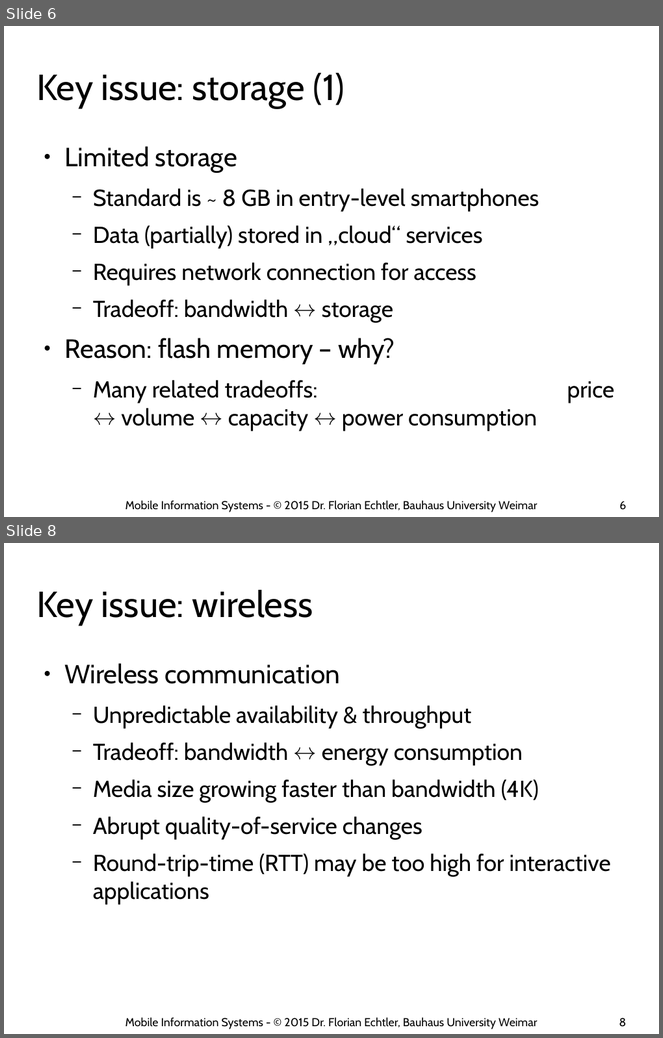
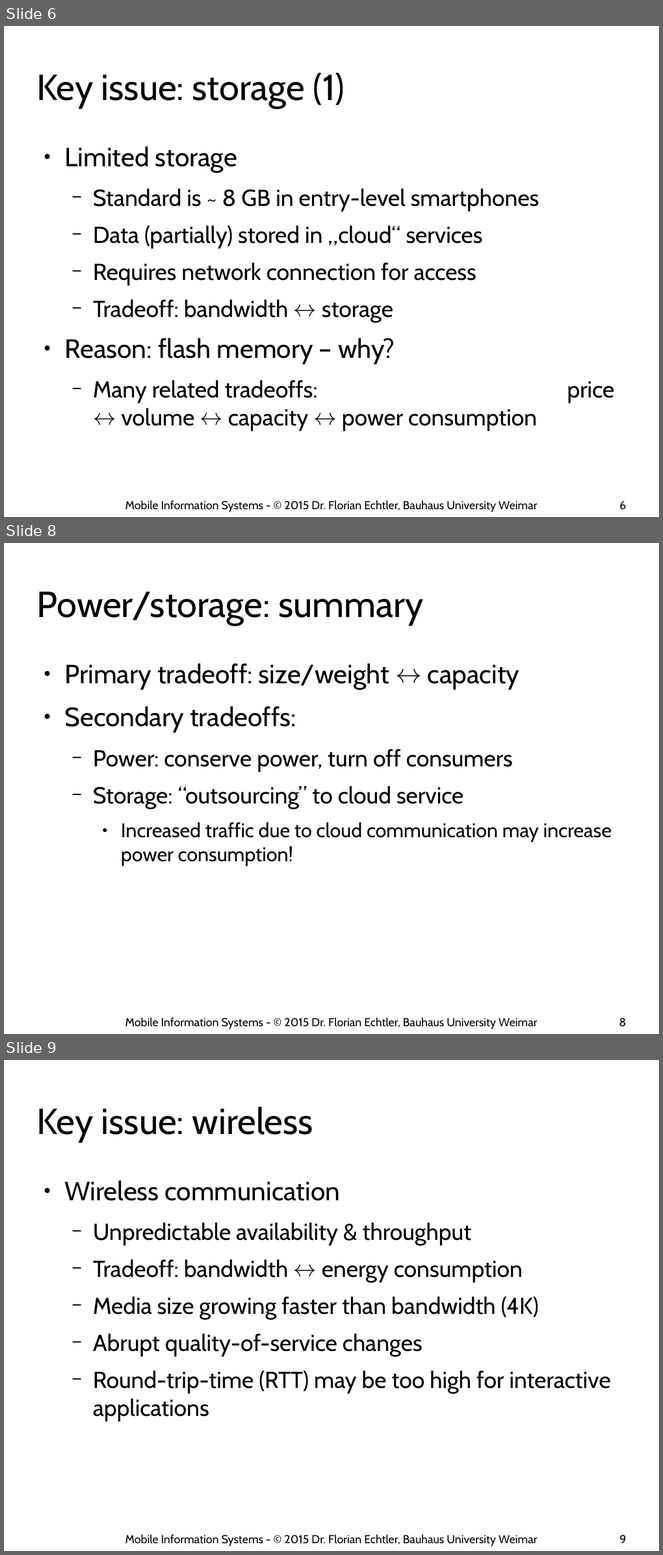
Before and after one commit to floe/mobile-information-systems, a slide deck: 02-big-issues.odp. Shown one above the other, each under a label of ours: slides 6 and 8 before the commit, slides 6, 8 and 9 after it; the slides between them are not shown. The pictures are 663x1038 and 663x1555 pixels, drawn with LibreOffice and Linux fonts; fonts in the diff are those of the drawing; background and template pictures are left out. Boxes give left, top, right and bottom in pixels: in the first picture for what was removed or moved away, otherwise in the second. Text is boxed around its words. In the diff, an @@ line names an element or a change of style, - is before the commit and + after.

Commit message:
add summary slides

```diff
--- a/02-big-issues.odp
+++ b/02-big-issues.odp
@@ slide 8 added at (x1=4, y1=543, x2=659, y2=1034), background #FFFFFF @@
@@ title added at (x1=36, y1=592, x2=423, y2=625), 44 pt, text #000000 @@
+Power/storage: summary
@@ text added at (x1=65, y1=663, x2=612, y2=866), 28 pt, text #000000 @@
+● Primary tradeoff: size/weight ↔ capacity
+● Secondary tradeoffs:
+  − Power: conserve power, turn off consumers
+  − Storage: “outsourcing” to cloud service
+    ● Increased traffic due to cloud communication may increase power consumption!
@@ text added at (x1=126, y1=1017, x2=537, y2=1030), 14 pt, text #000000 @@
+Mobile Information Systems - © 2015 Dr. Florian Echtler, Bauhaus University Weimar
@@ page number added at (x1=620, y1=1018, x2=627, y2=1027), 14 pt, text #000000 @@
+8
@@ what was slide 8 is now slide 9 @@
@@ page number at (x1=620, y1=1535, x2=626, y2=1544): text changed @@
-8
+9
```
Also in this commit, not shown: 3 slides changed, 3 other slides added.
